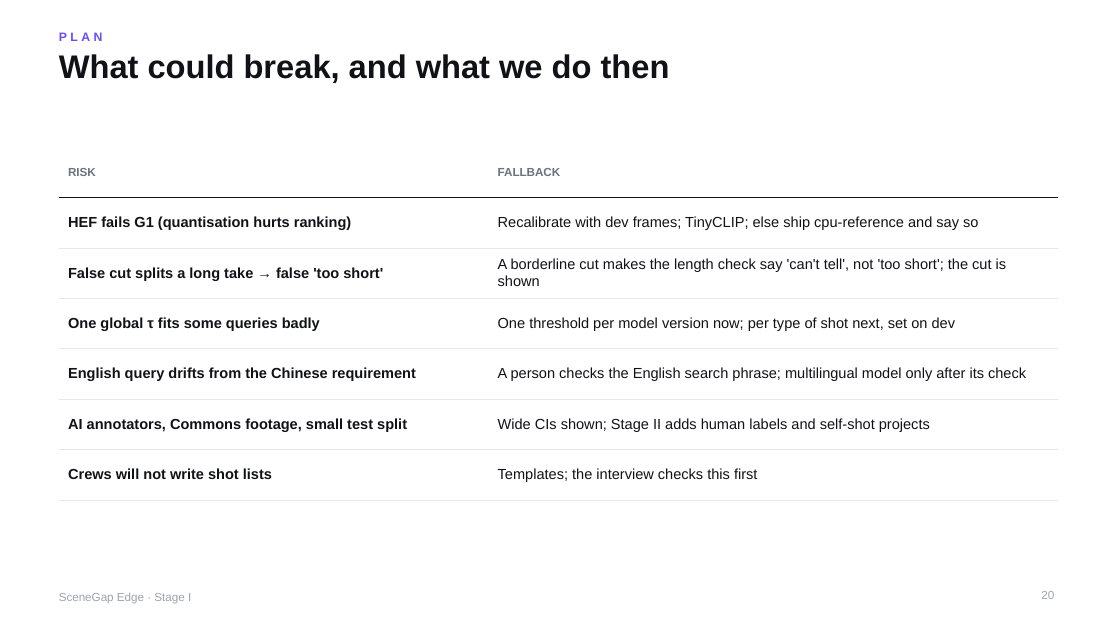
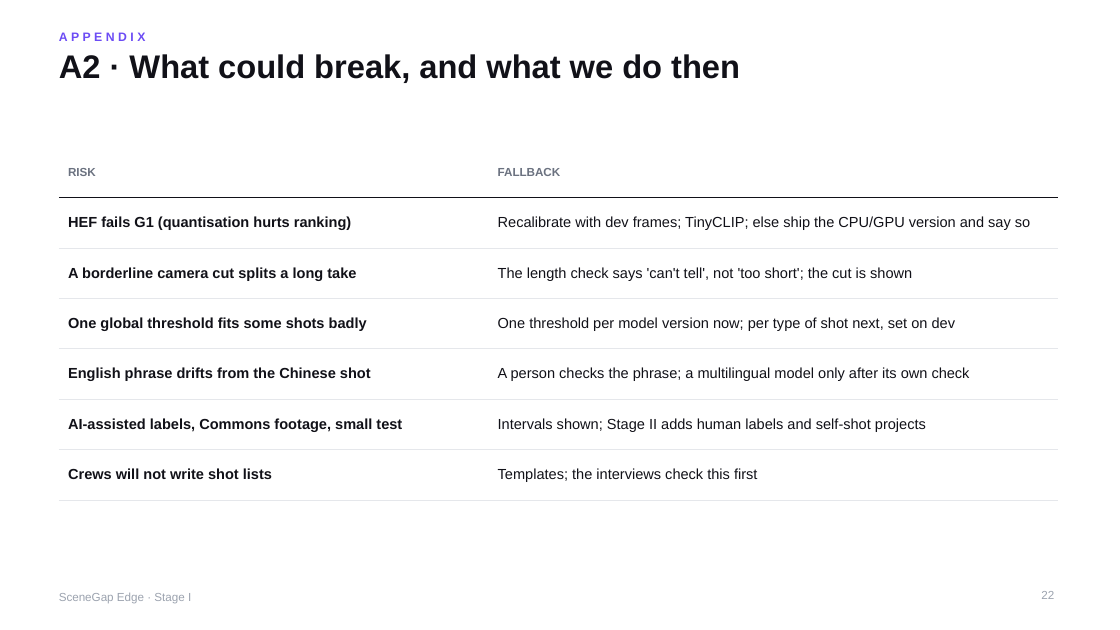
Before and after one commit to yu9bryan/scenegap-edge, a slide deck: slide 22 of docs/deck/SceneGapEdge_StageI_Proposal.pptx (slide 20 before the commit). Drawn at 1120x630 pixels with LibreOffice and Linux fonts; fonts in the diff are those of the drawing. Boxes give left, top, right and bottom in pixels: in the first picture for what was removed or moved away, otherwise in the second. Text is boxed around its words. In the diff, an @@ line names an element or a change of style, - is before the commit and + after.

```diff
--- a/docs/deck/SceneGapEdge_StageI_Proposal.pptx
+++ b/docs/deck/SceneGapEdge_StageI_Proposal.pptx
@@ title at box(59, 54, 740, 83): text changed @@
-What could break, and what we do then
+A2 · What could break, and what we do then
@@ text at box(59, 32, 146, 41): text changed @@
-PLAN
+APPENDIX
@@ table at box(59, 147, 1059, 486) @@
-row 2, column 2: Recalibrate with dev frames; TinyCLIP; else ship cpu-reference and say so
+row 2, column 2: Recalibrate with dev frames; TinyCLIP; else ship the CPU/GPU version and say so
-row 3, column 1: False cut splits a long take → false 'too short'
+row 3, column 1: A borderline camera cut splits a long take
-row 3, column 2: A borderline cut makes the length check say 'can't tell', not 'too short'; the cut is shown
+row 3, column 2: The length check says 'can't tell', not 'too short'; the cut is shown
-row 4, column 1: One global τ fits some queries badly
+row 4, column 1: One global threshold fits some shots badly
-row 5, column 1: English query drifts from the Chinese requirement
+row 5, column 1: English phrase drifts from the Chinese shot
-row 5, column 2: A person checks the English search phrase; multilingual model only after its check
+row 5, column 2: A person checks the phrase; a multilingual model only after its own check
-row 6, column 1: AI annotators, Commons footage, small test split
+row 6, column 1: AI-assisted labels, Commons footage, small test
-row 6, column 2: Wide CIs shown; Stage II adds human labels and self-shot projects
+row 6, column 2: Intervals shown; Stage II adds human labels and self-shot projects
-row 7, column 2: Templates; the interview checks this first
+row 7, column 2: Templates; the interviews check this first
@@ page number at box(1041, 591, 1054, 599): text changed @@
-20
+22
```
Also in this commit, not shown: 21 other slides changed, 4 slides added, 2 slides removed, 16 other files.
